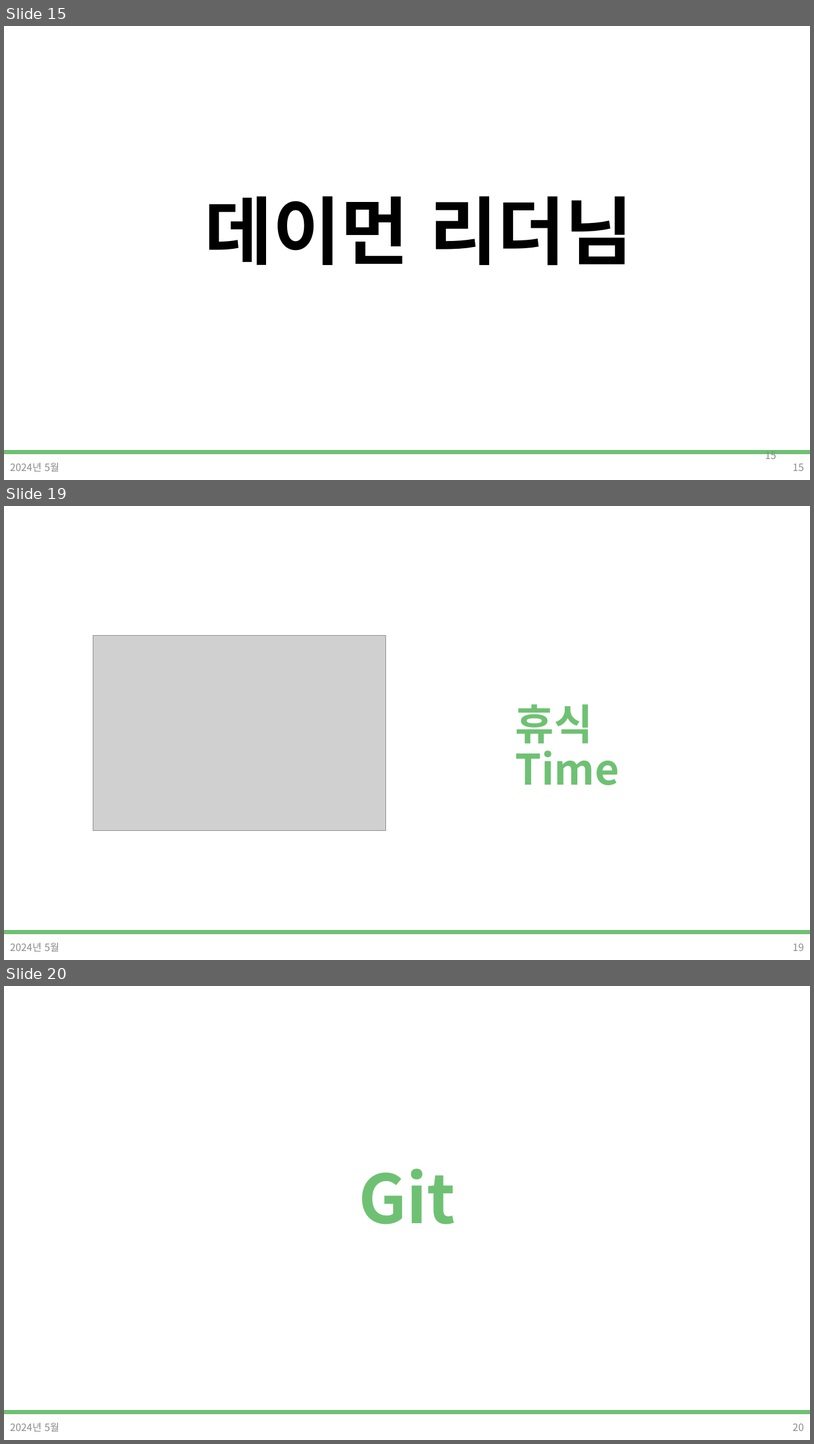
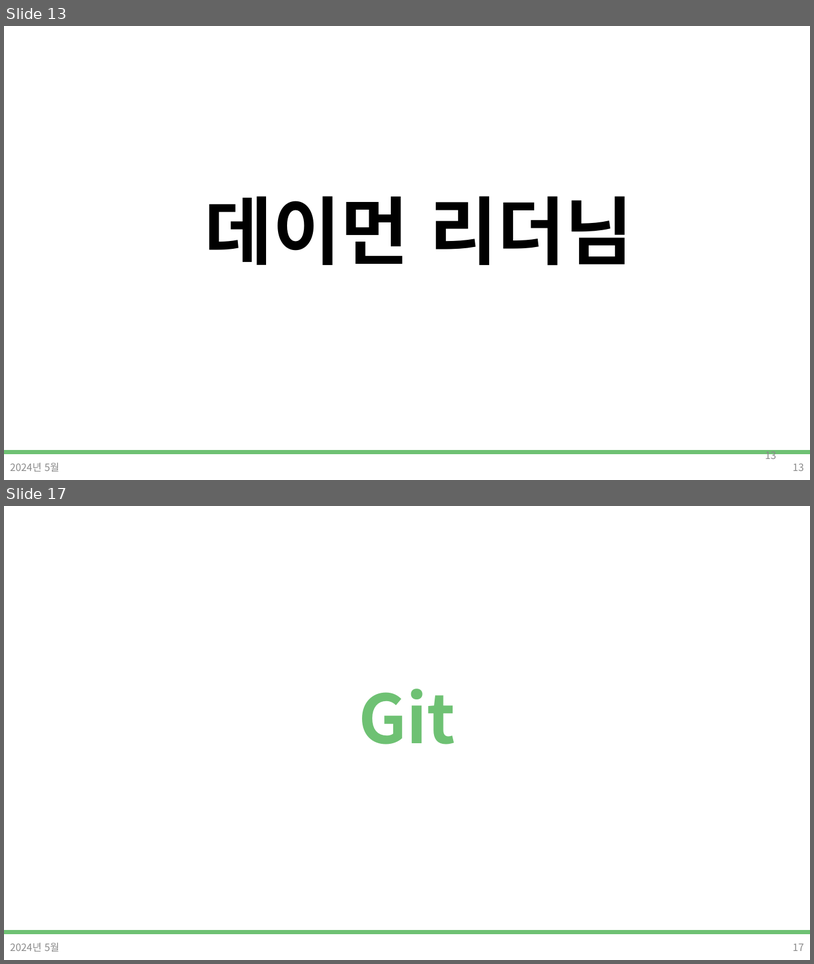
Before and after one commit to DevDamon0527/SeSAC_Yeongdeungpo_Campus_6th, a slide deck: material/[SeSAC_YDP_6] 01_ot,git.pptx. Shown one above the other, each under a label of ours: slides 15, 19 and 20 before the commit, slides 13 and 17 after it; the slides between them are not shown. The pictures are 814x1444 and 814x964 pixels, drawn with LibreOffice and Linux fonts; fonts in the diff are those of the drawing; grey boxes stand for pictures; background and template pictures are left out. Boxes give left, top, right and bottom in pixels: in the first picture for what was removed or moved away, otherwise in the second. Text is boxed around its words. In the diff, an @@ line names an element or a change of style, - is before the commit and + after.

```diff
--- a/material/[SeSAC_YDP_6] 01_ot,git.pptx
+++ b/material/[SeSAC_YDP_6] 01_ot,git.pptx
@@ slide 19 removed at <box>4,506,810,960</box>, background #FFFFFF; not listed: 1 template element that a slide beside it also shows @@
@@ picture removed at <box>93,636,386,831</box> @@
@@ text removed at <box>516,704,620,785</box> @@
-휴식 Time
@@ text removed at <box>10,942,60,951</box> @@
-2024년 5월
@@ page number removed at <box>793,943,804,951</box> @@
-19
@@ what was slide 15 is now slide 13 @@
@@ page number at <box>765,450,777,459</box>: text changed @@
-15
+13
@@ page number at <box>793,463,804,471</box>: text changed @@
-15
+13
@@ what was slide 20 is now slide 17 @@
@@ page number at <box>793,943,804,951</box>: text changed @@
-20
+17
```
Also in this commit, not shown: 13 slides changed, 1 slide added, 3 other slides removed.
